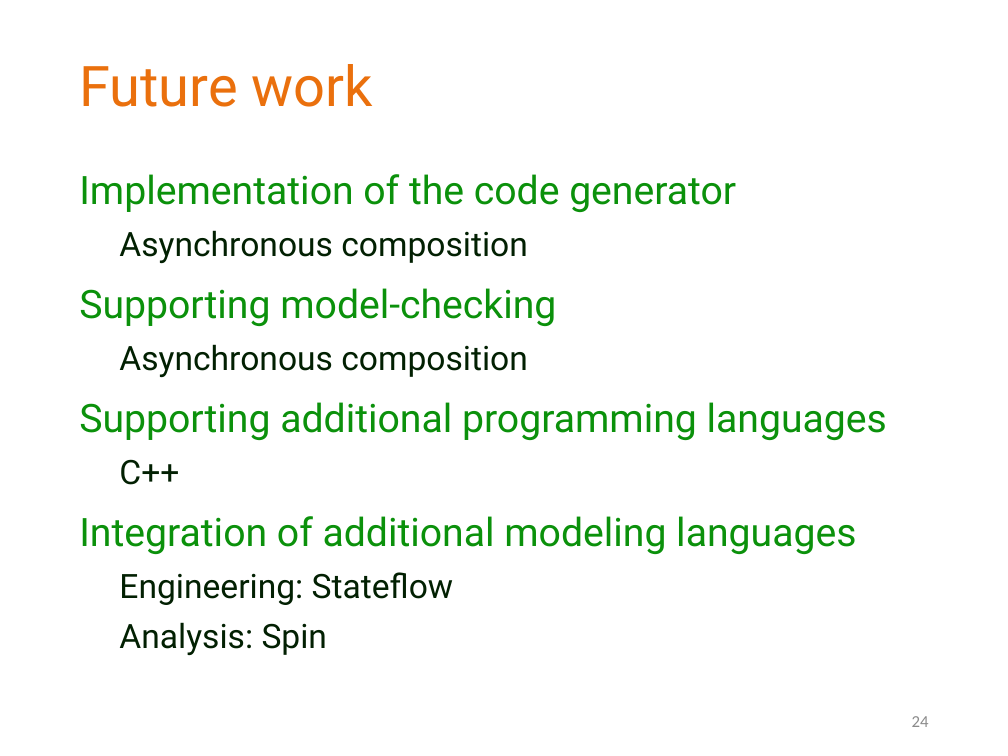
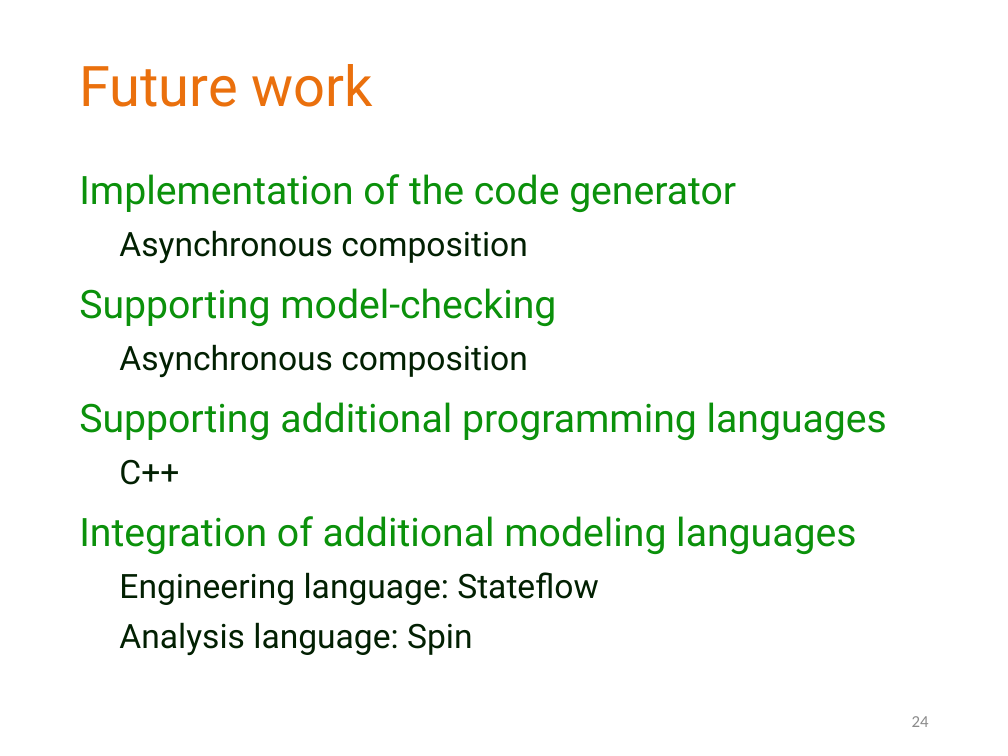
Before and after one commit to grbeni/minisymp2018, a slide deck: slide 24 of presentation/gb_mv_gamma.pptx. Drawn at 1008x756 pixels with LibreOffice and Linux fonts; fonts in the diff are those of the drawing; background and template pictures are left out. Boxes give left, top, right and bottom in pixels: in the first picture for what was removed or moved away, otherwise in the second. Text is boxed around its words. In the diff, an @@ line names an element or a change of style, - is before the commit and + after.

Commit message:
Presentation finished.

```diff
--- a/presentation/gb_mv_gamma.pptx
+++ b/presentation/gb_mv_gamma.pptx
@@ text at <box>119,572,598,655</box>: text changed @@
-  Engineering: Stateflow
-  Analysis: Spin
+  Engineering language: Stateflow
+  Analysis language: Spin
```
